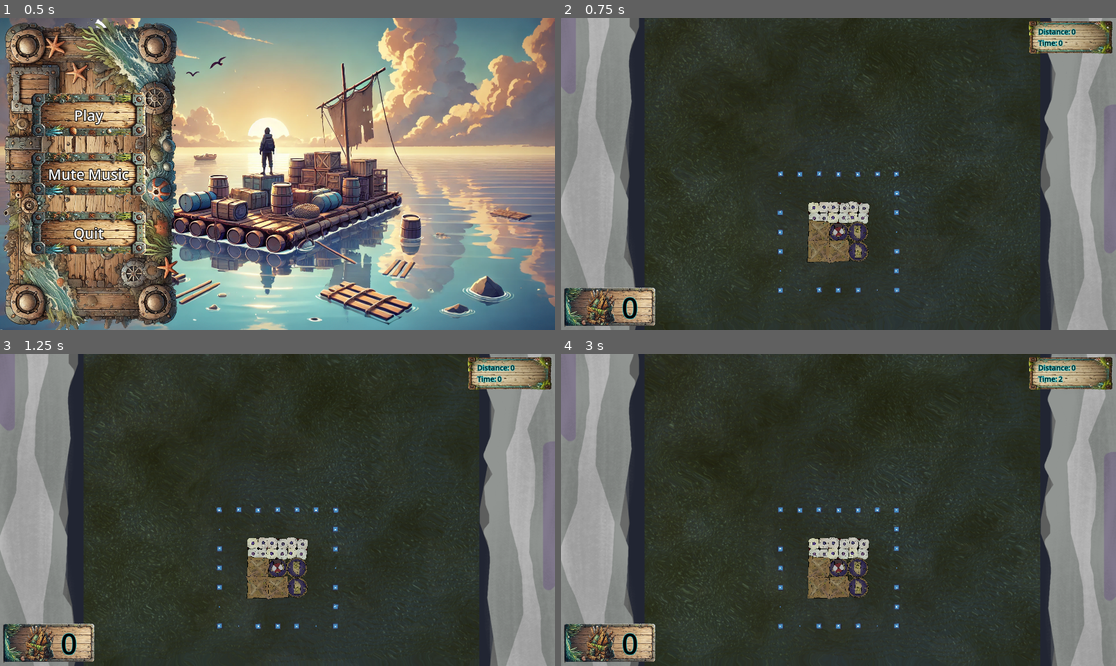
Above: before the commit, frames 1-4 (two rows, left to right).
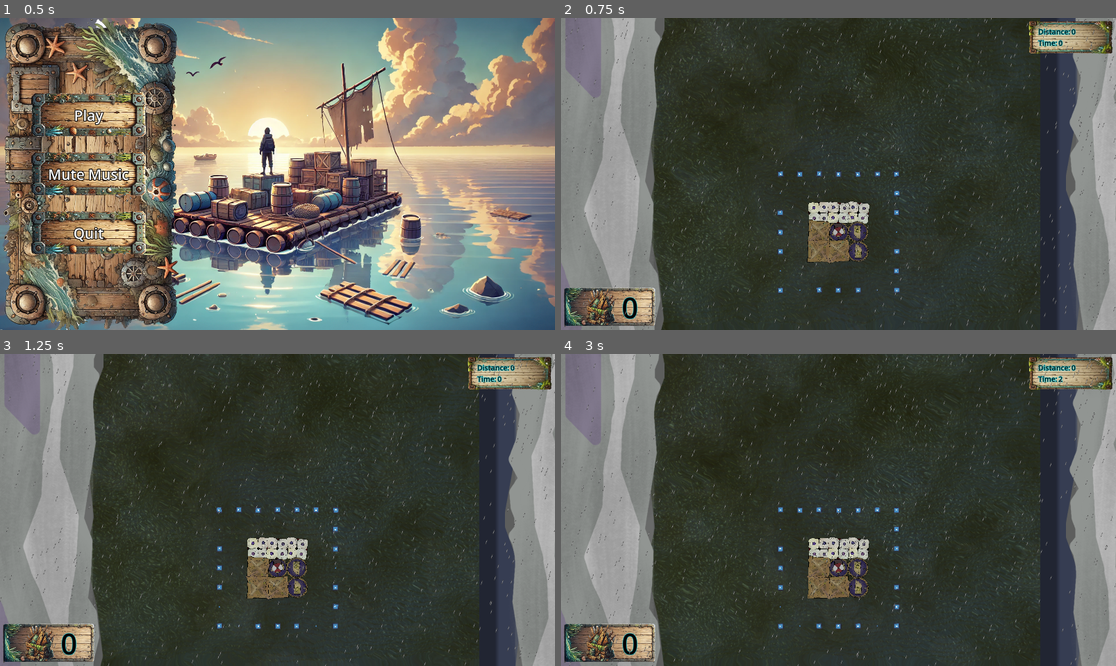
Above: after the commit, the same moments.

Repository: ARCsweden/GameJam2024FallA
Game: Godot game, scene res://UI/main_menu.tscn
The game is run twice, just before and just after one commit, with the same random seed, the same clock (stepped at 60 frames per second) and the same inputs. The engine's default icon, where the game draws it, is replaced by a stand-in: a white triangle on a blue panel in a dark square.
Inputs (mouse positions are in pixels of both pictures, inside the frame that each line leads up to):
- Up to frame 1 (0.5 s): no input
- Up to frame 2 (0.75 s): click "Play" at 0.5 s
- Up to frame 3 (1.25 s): no input
- Up to frame 4 (3 s): tap Enter (DebugRebuild) at 1.25 s; move the mouse to (960, 494) at 1.27 s; click (960, 494) at 1.42 s; move the mouse to (727, 525) at 2.02 s; click (727, 525) at 2.17 s; move the mouse to (894, 441) at 2.77 s; click (894, 441) at 2.92 s

Frame 1 is identical in both runs. In frame 2, 19% of the frame differs, in the area x 0-100%, y 0-100%; in frame 3, 19%; in frame 4, 19%.

Commit message:
added rain

Diff:
--- a/dontdrowntogether/Scenes/game.tscn
+++ b/dontdrowntogether/Scenes/game.tscn
@@ -6,11 +6,43 @@
 [ext_resource type="Texture2D" uid="uid://brlyj5y5qoqgy" path="res://Assets/Floorbed.png" id="5_imhee"]
 [ext_resource type="Texture2D" uid="uid://c4jj7kifn4fr0" path="res://Assets/Wall.png" id="5_xo0xj"]
 
+[sub_resource type="Gradient" id="Gradient_3ou28"]
+offsets = PackedFloat32Array(0, 0.506494, 1)
+colors = PackedColorArray(0.381703, 0.381703, 0.381703, 1, 1, 1, 1, 1, 0.36283, 0.362829, 0.362829, 1)
+
+[sub_resource type="GradientTexture2D" id="GradientTexture2D_lt1tr"]
+gradient = SubResource("Gradient_3ou28")
+width = 2
+height = 16
+use_hdr = true
+fill_from = Vector2(1, 1)
+fill_to = Vector2(0.991453, 0)
+
 [node name="Game" type="Node2D"]
 process_mode = 1
 script = ExtResource("1_ol0k5")
 
 [node name="HUD" parent="." instance=ExtResource("2_q2g3m")]
+
+[node name="Rain2" type="CPUParticles2D" parent="HUD"]
+position = Vector2(950, -400)
+rotation = 0.349066
+amount = 2000
+lifetime = 2.0
+preprocess = 2.0
+speed_scale = 2.0
+randomness = 0.2
+lifetime_randomness = 0.3
+local_coords = true
+draw_order = 1
+texture = SubResource("GradientTexture2D_lt1tr")
+emission_shape = 3
+emission_rect_extents = Vector2(1500, 5)
+direction = Vector2(0, 1)
+spread = 0.0
+initial_velocity_min = 200.0
+initial_velocity_max = 400.0
+color = Color(0.621524, 0.621524, 0.621524, 1)
 
 [node name="Walls" parent="." instance=ExtResource("3_5jli6")]
 
@@ -50,6 +82,7 @@
 z_index = 10
 scale = Vector2(2, 2)
 scroll_scale = Vector2(1.1, 1.1)
+scroll_offset = Vector2(130, 20)
 repeat_size = Vector2(0, 3000)
 repeat_times = 2
 
--- /dev/null
+++ b/dontdrowntogether/rain.gdshader
@@ -0,0 +1,56 @@
+// simple rain/snow shader
+// useful learning resources:
+// https://www.ronja-tutorials.com/post/034-2d-sdf-basics/#circle
+// https://iquilezles.org/articles/distfunctions2d/
+
+shader_type canvas_item;
+
+// can make snow by adjusting values
+uniform int count: hint_range(0, 2000) = 150;
+uniform float slant: hint_range(-0.1, 0.1) = -0.01;
+uniform float speed: hint_range(25.0, 100.0) = 50.0;
+uniform float blur: hint_range(0.0005, 0.1) = 0.002;
+uniform vec4 colour: source_color = vec4(1.0, 1.0, 1.0, 1.0);
+uniform vec2 size = vec2(0.015, 0.2);
+
+float line_sdf(vec2 p, vec2 s) {
+    vec2 d = abs(p) - s;
+    return min(max(d.x, d.y), 0.0) + length(max(d, 0.0));
+}
+
+float Hash(float x) {
+    return fract(sin(x * 18.34) * 51.78);
+}
+
+float Hash2(float x) {
+    return fract(sin(x * 25.42) * 21.24);
+}
+
+void fragment() {
+	// inspector issue with tiny vec 2
+    vec2 s = size * 0.1;
+	// to work at the start
+    float time = TIME + 1000.0;
+    vec2 uv = UV;
+	// slant each line left or right
+    uv.x += uv.y * slant;
+    float output = 0.0;
+
+    for (int i = 1; i <= count; i++) {
+        float h1 = Hash(float(i));
+        float h2 = Hash2(float(i));
+		// make it so the lines move in the direction of the slant as well
+		// otherwise they would go directly down no matter what slant is
+        float sl = h1 * uv.y * -slant;
+		// compute random x position of line, multiply by 1.2 to cover the far edges more predictably
+        float pos_mod_x = h1 * 1.2;
+		// there is probably better way to do this, to prevent line from moving too slow compared to other lines
+        float pos_mod_y = max(h2 * speed, pos_mod_x * speed);
+		// wrap y values around to loop the anim
+        vec2 position = vec2(pos_mod_x + sl, -mod(-pos_mod_y * time * 0.1, -1.));
+        float sdf = line_sdf(uv - position, s);
+        output += clamp(- sdf / blur, 0.0, 1.0);
+    }
+
+    COLOR = vec4(colour.rgb, output);
+}
Not shown: 1 places in dontdrowntogether/Scenes/game.tscn that only renumber resources
